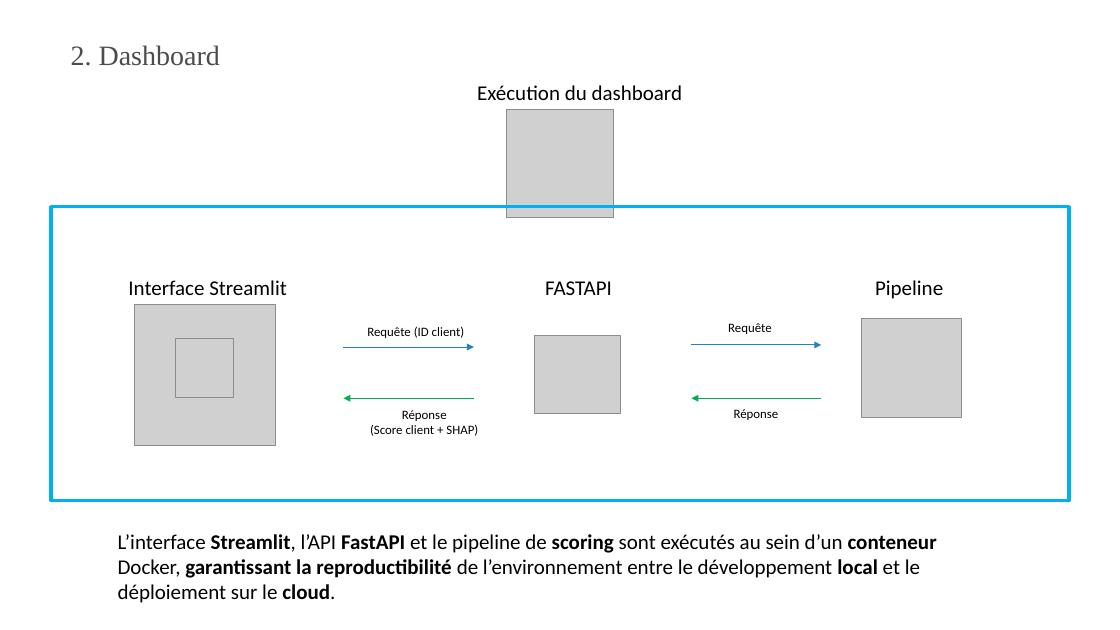
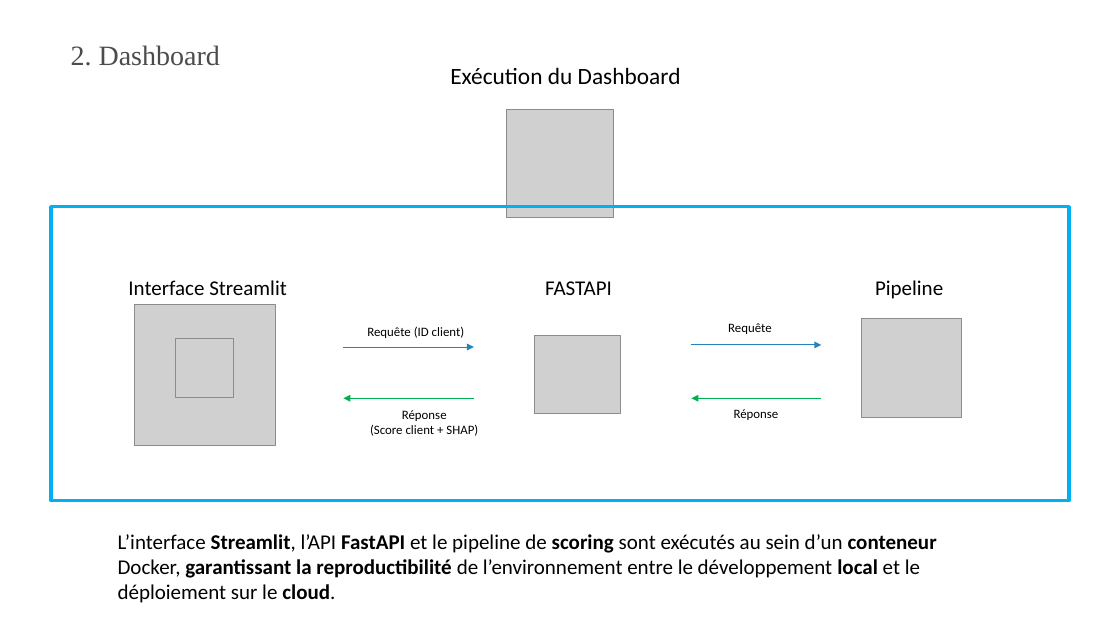
Before and after one commit to OSteeve/8_Realisez_un_dashboard_et_assurez_une_veille_technique, a slide deck: slide 4 of Presentation/P8_Otto_Steeve_4_presentation_052026.pptx. Drawn at 1120x630 pixels with LibreOffice and Linux fonts; fonts in the diff are those of the drawing; grey boxes stand for pictures. Boxes give left, top, right and bottom in pixels: in the first picture for what was removed or moved away, otherwise in the second. Text is boxed around its words. In the diff, an @@ line names an element or a change of style, - is before the commit and + after.

```diff
--- a/Presentation/P8_Otto_Steeve_4_presentation_052026.pptx
+++ b/Presentation/P8_Otto_Steeve_4_presentation_052026.pptx
@@ text at box(450, 67, 681, 84): text changed; size 18 to 20 pt @@
-Exécution du dashboard
+Exécution du Dashboard
```
Also in this commit, not shown: 18 other slides changed.
